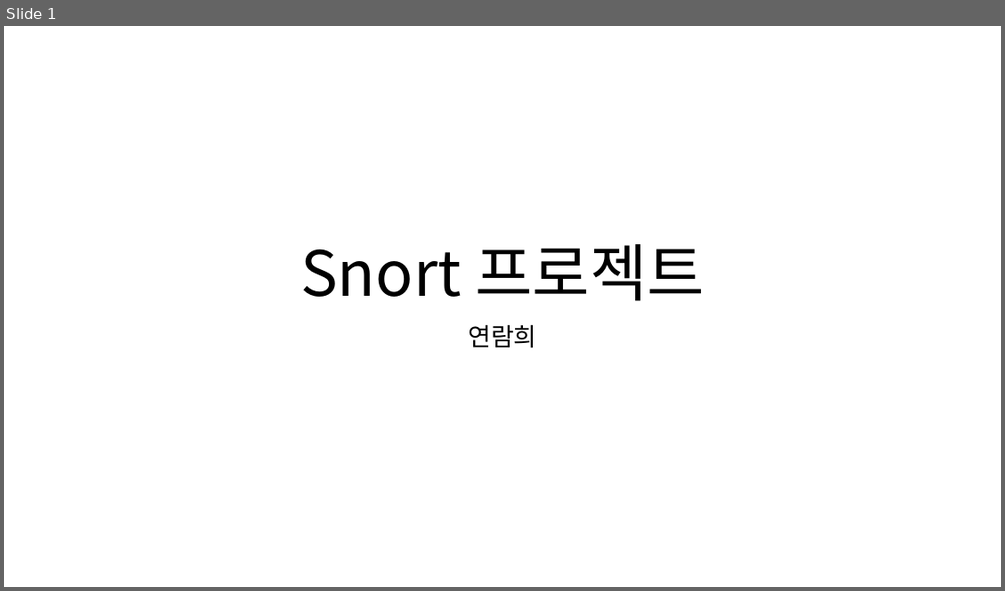
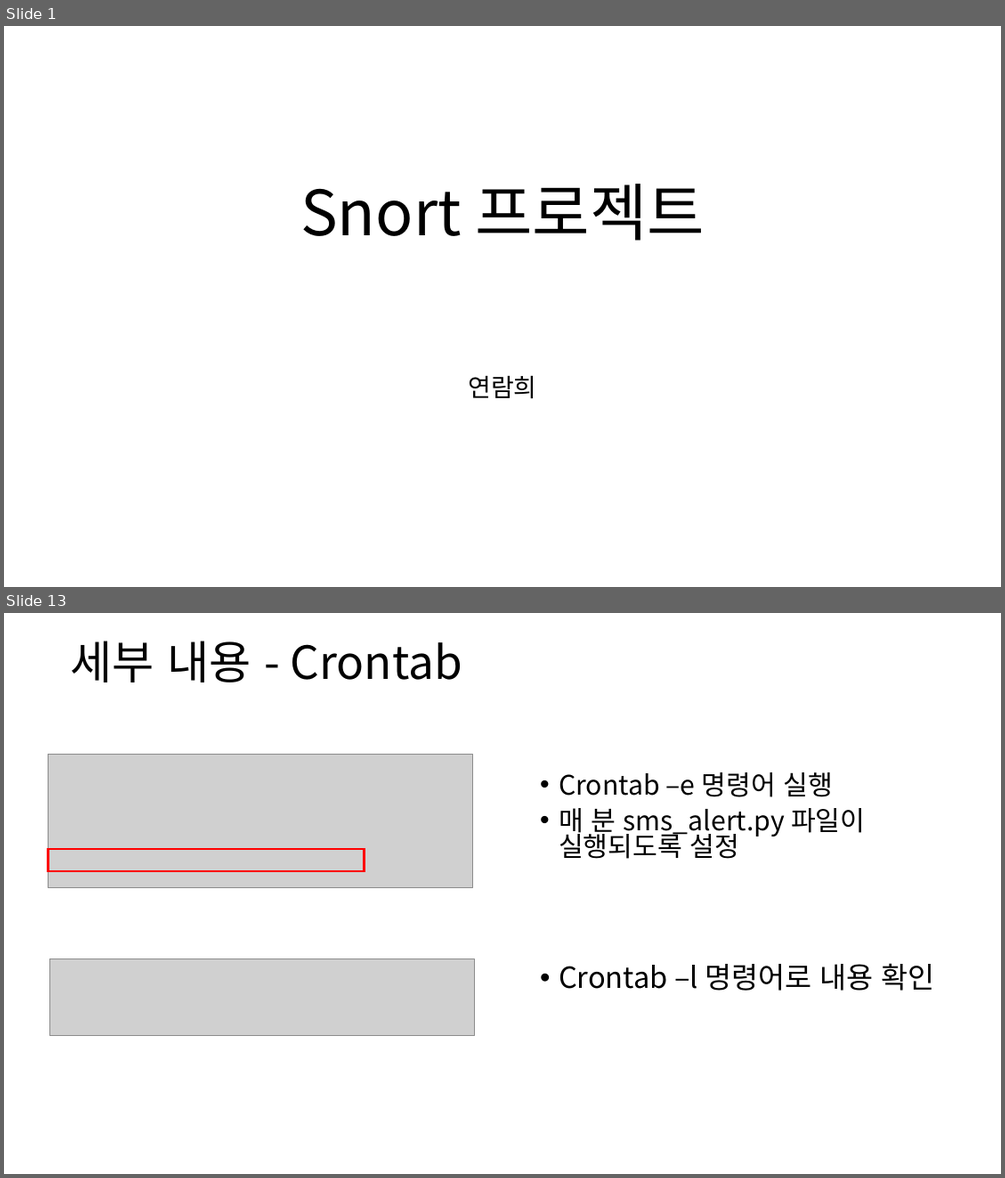
Before and after one commit to ramieeee/self_learning, a slide deck: semi_projects/보안탐지 및 SMS 알람/snort 프로젝트.pptx. Shown one above the other, each under a label of ours: slide 1 before the commit, slides 1 and 13 after it; the slides between them are not shown. The pictures are 1005x591 and 1005x1178 pixels, drawn with LibreOffice and Linux fonts; fonts in the diff are those of the drawing; grey boxes stand for pictures. Boxes give left, top, right and bottom in pixels: in the first picture for what was removed or moved away, otherwise in the second. Text is boxed around its words. In the diff, an @@ line names an element or a change of style, - is before the commit and + after.

Commit message:
Update alert SMS ppt

```diff
--- a/semi_projects/보안탐지 및 SMS 알람/snort 프로젝트.pptx
+++ b/semi_projects/보안탐지 및 SMS 알람/snort 프로젝트.pptx
@@ slide 13 added at (4, 613, 1001, 1174), background #FFFFFF @@
@@ title added at (71, 641, 462, 682), 44 pt, text #000000 @@
+세부 내용 - Crontab
@@ picture added at (48, 755, 473, 887) @@
@@ text added at (558, 772, 865, 859), 25.9 pt, text #000000 @@
+• Crontab –e 명령어 실행
+• 매 분 sms_alert.py 파일이 실행되도록 설정
@@ rectangle added at (48, 850, 364, 871), outline #FF0000 2 pt @@
@@ picture added at (49, 958, 474, 1036) @@
@@ text added at (558, 963, 935, 990), 28 pt, text #000000 @@
+• Crontab –l 명령어로 내용 확인
@@ slide 1 changed as well @@
@@ title "Snort 프로젝트" at (300, 184, 704, 240): vertical alignment bottom to middle @@
@@ subtitle "연람희" at (468, 375, 536, 399): vertical alignment top to middle @@
```
Also in this commit, not shown: 2 other slides changed, 11 other slides added, 3 slides removed.
